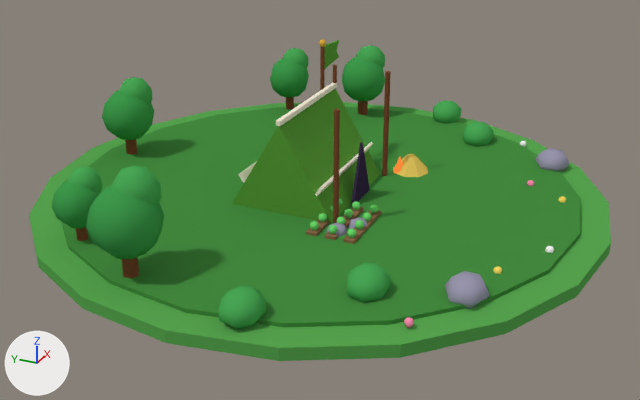
The Blender file blender/models/bld_ferme_1.blend, before and after one commit.
Before and after are seen from a 50 mm lens placed at (-16.39, -7.36, 7.95), pointed at (-0.57, -0.24, 0.04). The axes (+X, +Y, +Z) are drawn at lower left. The lights are the same throughout. The older version comes first.

Objects in the first picture: 'cyl.007', 'cyl.008', 'cyl.009', 'cyl.010', 'cyl.011', 'ground', 'ground2', 'sph.015', 'sph.016', 'sph.017', 'sph.019', 'sph.021', 'sph.023', 'sph.025', 'sph.027', 'sph.029', 'tent' and 38 more.
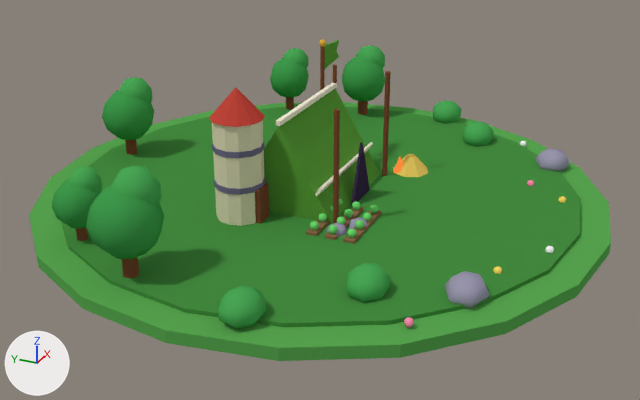
Location of each change, [x1, y1, x2, y2] in pixels of the pictures (640 x 400 px):
'cyl.007', reshaped, moved, recoloured: before [121, 257, 139, 279]; after [212, 120, 264, 226]
'cyl.010', reshaped, moved (mostly hidden before): before [286, 97, 294, 109]; after [209, 87, 265, 127]
'box.009', recoloured, mesh rescaled, moved (not visible before): after [255, 183, 269, 224]
'cyl.009', reshaped, moved: before [76, 227, 88, 241]; after [212, 141, 265, 158]
'cyl.011', moved: before [125, 139, 137, 155]; after [121, 257, 139, 279]
'cyl.008', reshaped, moved: before [358, 101, 368, 115]; after [214, 177, 265, 195]

What changed in the scene script:
```text
Add mat_m_c0453a:
    mat_m_c0453a = principled_material('m_c0453a')
    mat_m_c0453a.base_color = (0.527, 0.0595, 0.0423)  # red #c0453a
    mat_m_c0453a.roughness = 1.0
    mat_m_c0453a.specular_ior_level = 0.0
Add mat_m_6f6a86:
    mat_m_6f6a86 = principled_material('m_6f6a86')
    mat_m_6f6a86.base_color = (0.159, 0.144, 0.238)  # greyish blue #6f6a86
    mat_m_6f6a86.roughness = 1.0
    mat_m_6f6a86.specular_ior_level = 0.0
Add mat_m_e0d8b8:
    mat_m_e0d8b8 = principled_material('m_e0d8b8')
    mat_m_e0d8b8.base_color = (0.745, 0.687, 0.479)  # beige #e0d8b8
    mat_m_e0d8b8.roughness = 1.0
    mat_m_e0d8b8.specular_ior_level = 0.0
Change me_box_009:
    used by ob_box_009; location = (0.0, -3.6, 0.0)
    remove me_box_009.from_pydata(...)  # 8 vertices, 6 faces; spans x -0.8..0.8, y -1.6..1.6, z 0.0..0.06
    remove me_box_009.materials.append(mat_m_c9a86a)  # orange #c9a86a
    add me_box_009.from_pydata(...)  # 8 vertices, 6 faces; spans x -0.2..0.2, y -0.05..0.05, z 0.0..0.8
    me_box_009 part 5: the whole mesh is scaled about the mesh origin by (0.25, 0.0312, 13.3)
    add me_box_009.materials.append(mat_m_7a4a30)  # brown #7a4a30
Change me_cyl_007:
    used by ob_cyl_007; location = (-5.0, 1.5, 0.0)
    remove me_cyl_007.from_pydata(...)  # 12 vertices, 8 faces; spans x -0.133..0.133, y -0.154..0.154, z 0.0..0.77
    remove me_cyl_007.materials.append(mat_m_7a4a30)  # brown #7a4a30
    add me_cyl_007.from_pydata(...)  # 24 vertices, 14 faces; spans x -0.5..0.5, y -0.5..0.5, z 0.0..2.2
    me_cyl_007 part 1: the whole mesh is rebuilt
    add me_cyl_007.materials.append(mat_m_e0d8b8)  # beige #e0d8b8
Change me_cyl_008:
    used by ob_cyl_008; location = (5.0, 1.0, 0.0)
    remove me_cyl_008.from_pydata(...)  # 12 vertices, 8 faces; spans x -0.121..0.121, y -0.14..0.14, z 0.0..0.7
    remove me_cyl_008.materials.append(mat_m_7a4a30)  # brown #7a4a30
    add me_cyl_008.from_pydata(...)  # 24 vertices, 14 faces; spans x -0.52..0.52, y -0.52..0.52, z 0.0..0.12
    me_cyl_008 part 2: the whole mesh is rebuilt
    add me_cyl_008.materials.append(mat_m_6f6a86)  # greyish blue #6f6a86
Change me_cyl_009:
    used by ob_cyl_009; location = (-4.2, 3.2, 0.0)
    remove me_cyl_009.from_pydata(...)  # 12 vertices, 8 faces; spans x -0.097..0.097, y -0.112..0.112, z 0.0..0.56
    remove me_cyl_009.materials.append(mat_m_7a4a30)  # brown #7a4a30
    add me_cyl_009.from_pydata(...)  # 24 vertices, 14 faces; spans x -0.52..0.52, y -0.52..0.52, z 0.0..0.12
    me_cyl_009 part 3: the whole mesh is rebuilt
    add me_cyl_009.materials.append(mat_m_6f6a86)  # greyish blue #6f6a86
Change me_cyl_010:
    used by ob_cyl_010; location = (4.6, 3.0, 0.0)
    remove me_cyl_010.from_pydata(...)  # 12 vertices, 8 faces; spans x -0.109..0.109, y -0.126..0.126, z 0.0..0.63
    remove me_cyl_010.materials.append(mat_m_7a4a30)  # brown #7a4a30
    add me_cyl_010.from_pydata(...)  # 13 vertices, 13 faces; spans x -0.55..0.55, y -0.55..0.55, z 0.0..0.616
    me_cyl_010 part 4: the whole mesh is rebuilt
    add me_cyl_010.materials.append(mat_m_c0453a)  # red #c0453a
Change ob_box_009:
    ob_box_009.location: (0.0, -3.6, 0.0) -> (-2.0, 0.4, 0.0)
Change ob_cyl_007:
    ob_cyl_007.location: (-5.0, 1.5, 0.0) -> (-2.0, 0.9, 0.0)
Change ob_cyl_008:
    ob_cyl_008.location: (5.0, 1.0, 0.0) -> (-2.0, 0.9, 0.77)
Change ob_cyl_009:
    ob_cyl_009.location: (-4.2, 3.2, 0.0) -> (-2.0, 0.9, 1.54)
Change ob_cyl_010:
    ob_cyl_010.location: (4.6, 3.0, 0.0) -> (-2.0, 0.9, 2.2)
Change ob_cyl_011:
    ob_cyl_011.location: (0.0, 5.0, 0.0) -> (-5.0, 1.5, 0.0)
```
